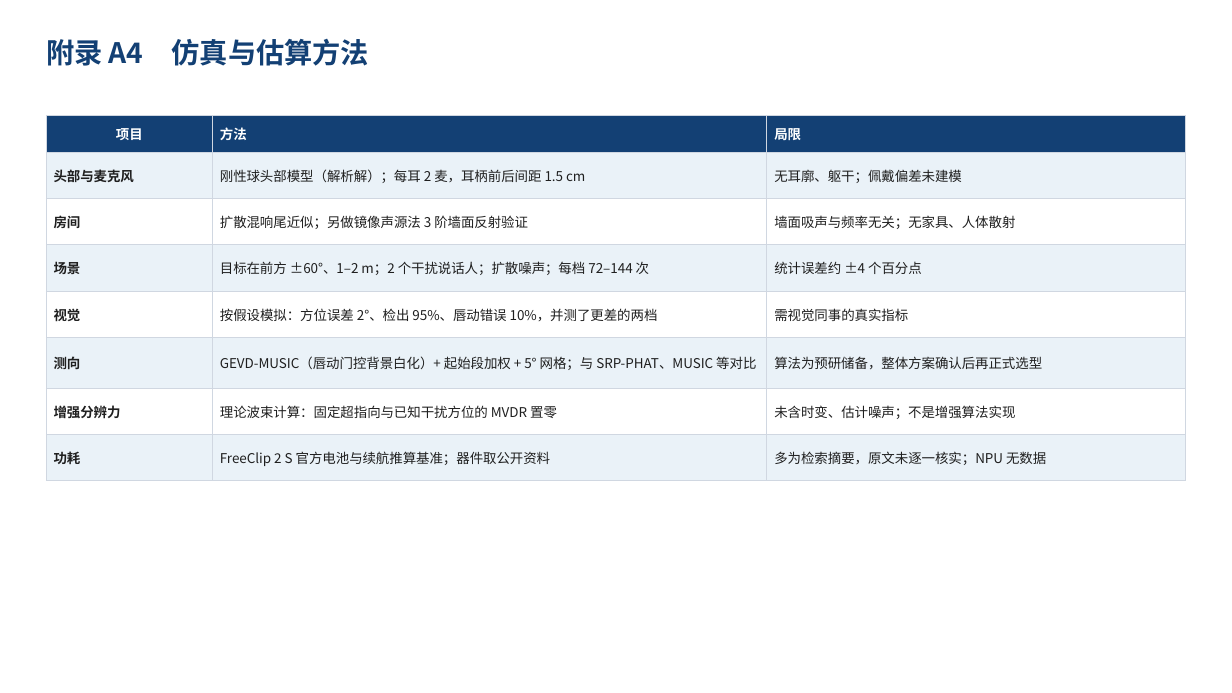
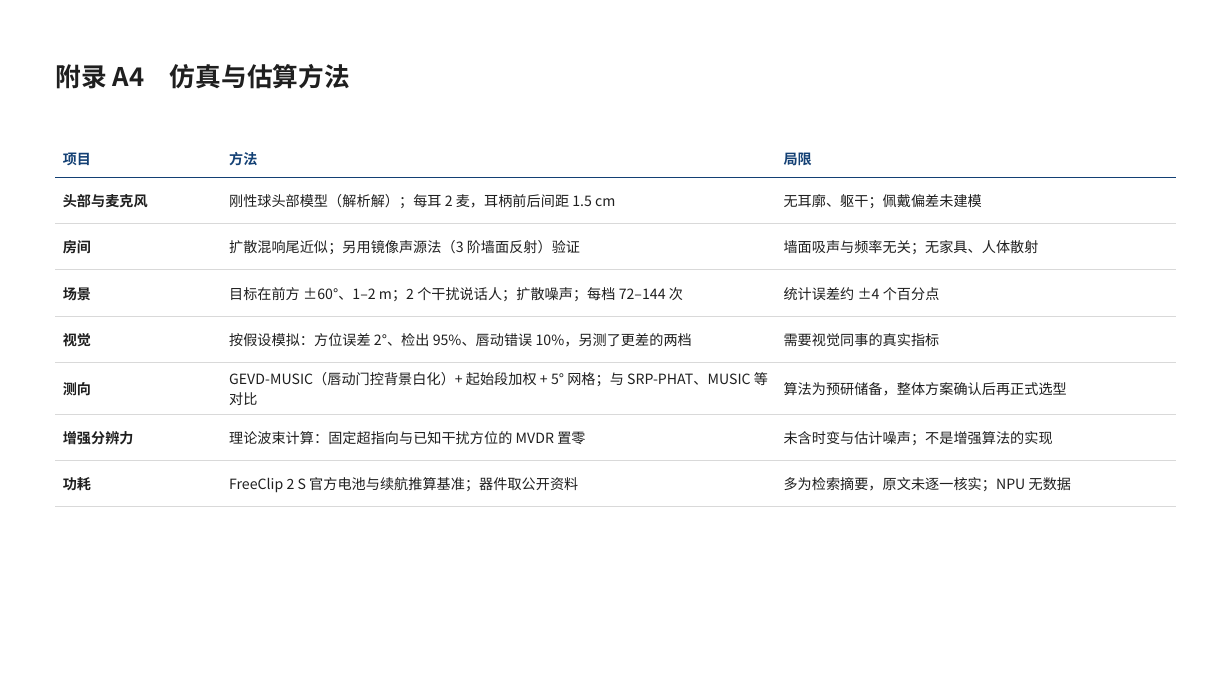
Before and after one commit to ZeroFoxxi/ssl-scene1, a slide deck: slide 18 of 02_耳机声源定位/耳机摄像头听觉辅助_整体设计方案.pptx. Drawn at 1232x693 pixels with LibreOffice and Linux fonts; fonts in the diff are those of the drawing. Boxes give left, top, right and bottom in pixels: in the first picture for what was removed or moved away, otherwise in the second. Text is boxed around its words. In the diff, an @@ line names an element or a change of style, - is before the commit and + after.

```diff
--- a/02_耳机声源定位/耳机摄像头听觉辅助_整体设计方案.pptx
+++ b/02_耳机声源定位/耳机摄像头听觉辅助_整体设计方案.pptx
@@ text "附录 A4 仿真与估算方法": place and size @@
-text "附录 A4 仿真与估算方法" at <box>46,39,369,66</box>
+text "附录 A4 仿真与估算方法" at <box>55,64,350,89</box>
@@ text "附录 A4 仿真与估算方法" at <box>55,64,350,89</box>: size 22 to 20 pt, text colour #134074 to #1F1F1F @@
@@ table at <box>55,139,1177,497</box> @@
-row 3, column 2: 扩散混响尾近似；另做镜像声源法 3 阶墙面反射验证
+row 3, column 2: 扩散混响尾近似；另用镜像声源法（3 阶墙面反射）验证
-row 5, column 2: 按假设模拟：方位误差 2°、检出 95%、唇动错误 10%，并测了更差的两档
+row 5, column 2: 按假设模拟：方位误差 2°、检出 95%、唇动错误 10%，另测了更差的两档
-row 5, column 3: 需视觉同事的真实指标
+row 5, column 3: 需要视觉同事的真实指标
-row 7, column 3: 未含时变、估计噪声；不是增强算法实现
+row 7, column 3: 未含时变与估计噪声；不是增强算法的实现
@@ fill #134074 to none in row 1 @@
@@ fill #EAF2F8 to none in 12 cells @@
@@ fill #FFFFFF to none in 9 cells @@
@@ size 10.5 to 11 pt in "项目", "方法", "局限", "头部与麦克风" and 16 more places @@
@@ text colour #FFFFFF to #134074 in "项目", "方法", "局限" @@
@@ alignment centre to left @@
@@ borders changed @@
@@ table: place and size @@
-table at <box>46,116,1186,470</box>
+table at <box>55,139,1177,497</box>
```
Also in this commit, not shown: 17 other slides changed, 5 other files.
